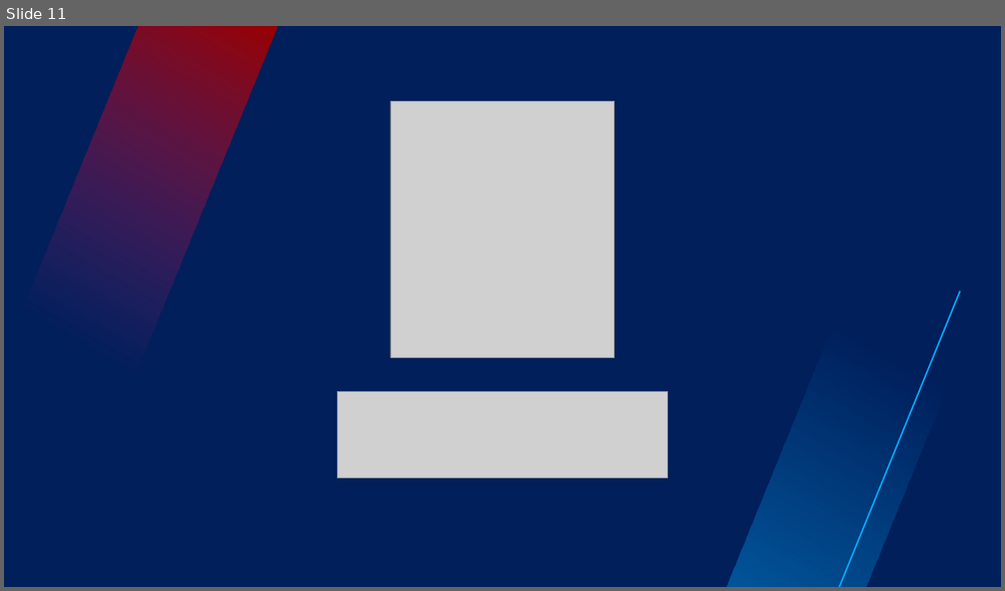
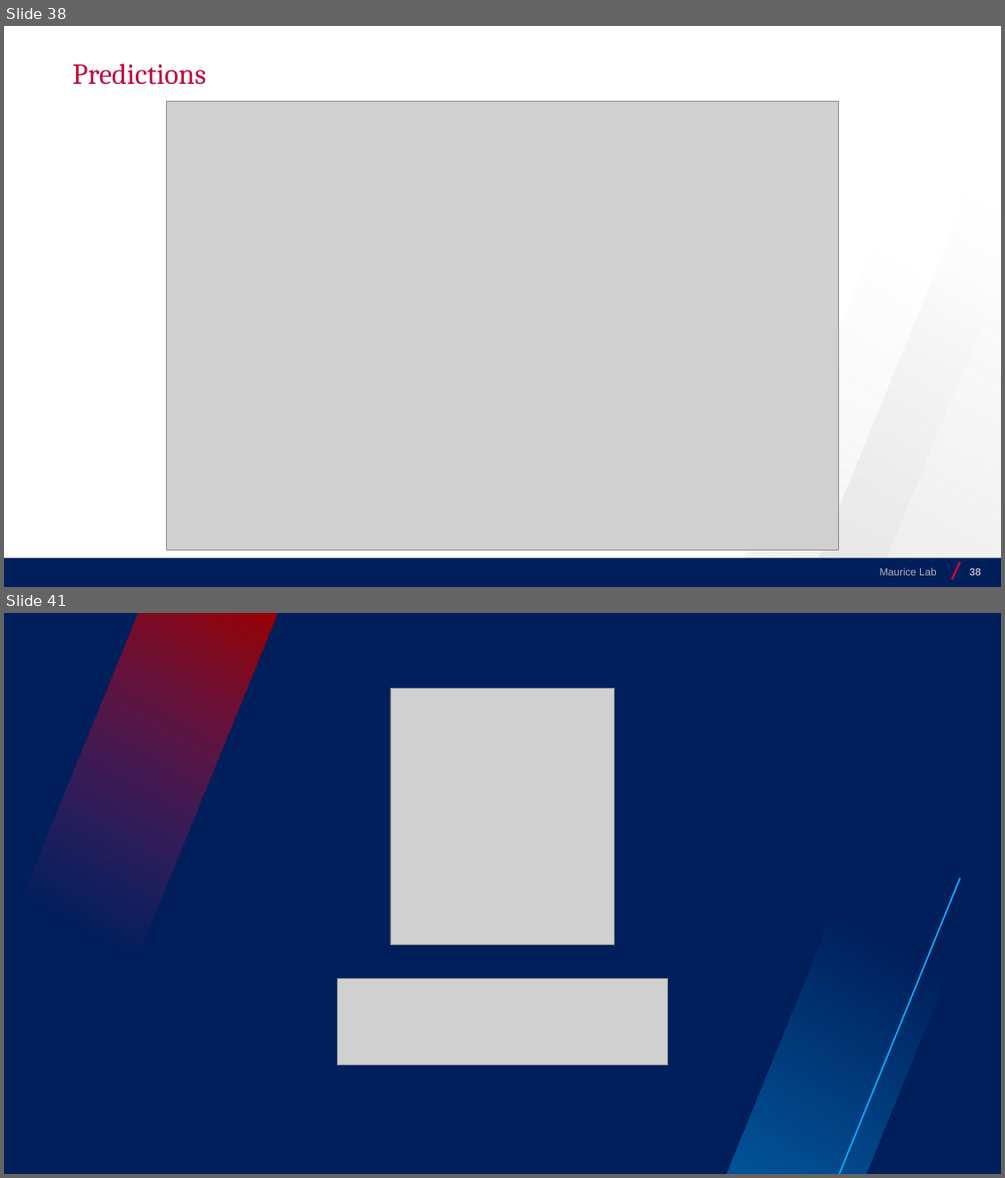
Before and after one commit to josecerv/sponsorship-network, a slide deck: MauriceLab-1113.pptx. Shown one above the other, each under a label of ours: slide 11 before the commit, slides 38 and 41 after it; the slides between them are not shown. The pictures are 1005x591 and 1005x1178 pixels, drawn with LibreOffice and Linux fonts; fonts in the diff are those of the drawing; grey boxes stand for pictures; background and template pictures are left out. Boxes give left, top, right and bottom in pixels: in the first picture for what was removed or moved away, otherwise in the second. Text is boxed around its words. In the diff, an @@ line names an element or a change of style, - is before the commit and + after.

```diff
--- a/MauriceLab-1113.pptx
+++ b/MauriceLab-1113.pptx
@@ slide 38 added at (x1=4, y1=26, x2=1001, y2=587), background #FFFFFF @@
@@ parallelogram added at (x1=806, y1=26, x2=1001, y2=587), fill gradient #D9D9D9 @@
@@ title added at (x1=73, y1=63, x2=206, y2=85), 28 pt, text #C5093B @@
+Predictions
@@ picture added at (x1=166, y1=102, x2=840, y2=550) @@
@@ parallelogram added at (x1=734, y1=215, x2=1001, y2=587), fill gradient #F2F2F2 @@
@@ rectangle added at (x1=4, y1=557, x2=1001, y2=587), fill #011F5B @@
@@ text added at (x1=880, y1=567, x2=936, y2=575), 10 pt, text #AFAFAF @@
+Maurice Lab
@@ line added from (952, 580) to (960, 562), #C5093B 2 pt @@
@@ page number added at (x1=970, y1=568, x2=981, y2=575), 10 pt, text #AFAFAF, bold @@
+38
@@ what was slide 11 is now slide 41 @@
```
Also in this commit, not shown: 29 other slides added.
